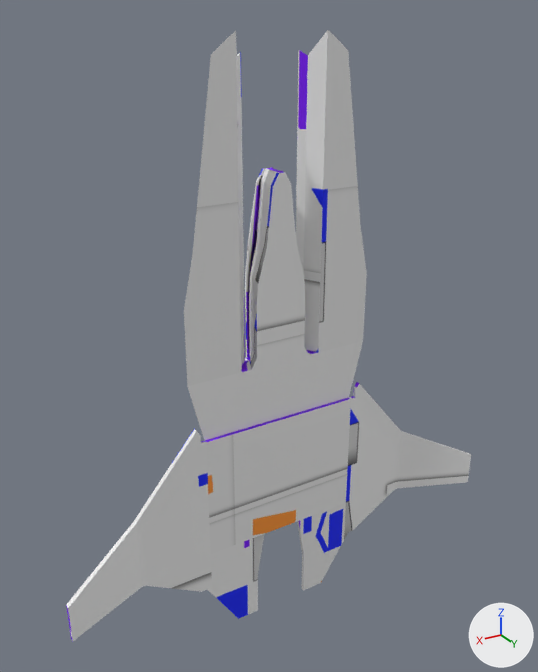
The OBJ model _/models/viper.obj, before and after one commit.
The view is the same before and after, from a 50 mm lens placed at (10.24, 16.63, 10.17), pointed at (-0.67, -1.57, 1.08). Arrows for +X, +Y and +Z are at lower right; the lights stay in place. Where no turn or scale is listed for an object, it has been applied to the vertices. Vertices at the same position are counted once.
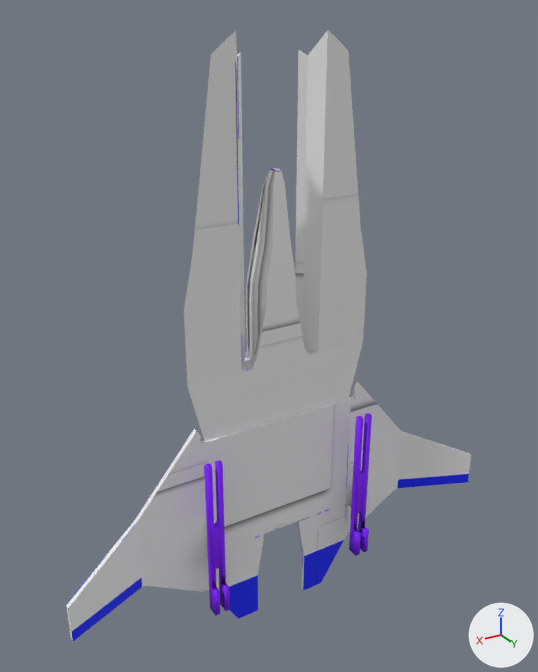
Where the change shows, as pixel boxes [x1, y1, x2, y2] in the pictures (538 x 672 px):
part 1 of me_cube_001, built on
    before: [204, 167, 352, 556]
    after: [204, 168, 372, 616]
part 2 of me_cube_001, surface changed
    both: [66, 50, 469, 642]

The change in detail:
me_cube_001 is used by ob_cube_001; location (0.0, 0.0, 0.0).
me_cube_001 had 518 vertices, 524 faces and spanned x -7.0..7.1, y -5.1..1.4, z -8.3..9.9.
me_cube_001 now has 624 vertices, 634 faces and spans x -7.0..7.1, y -5.1..1.4, z -8.3..9.9.
Part 1, on me_cube_001:
35 vertices are removed from x -0.7..0.7, y -0.5..0.3, z 1.4..6.5.
92 faces are deleted.
4 vertices in x -0.5..0.6, y -0.3..-0.2, z 3.6..6.2 move by (0.0, 0.1, -0.1).
4 vertices in x -0.5..0.6, y -0.5..-0.3, z 3.6 move by (0.0, 0.0, -0.1).
29 vertices move from x -0.7..0.8, y -0.5..0.3, z 1.1..6.5 to x -0.7..0.7, y -0.6..0.3, z 0.5..6.5.
107 vertices are added at x -2.8..2.9, y -0.5..1.3, z -6.1..6.5.
8 new vertices lie (0.0, 0.5, 0.0) away from vertices in x -2.6..2.7, y 0.4, z -4.6..-3.1.
8 new vertices lie (0.0, 0.0, 2.0) away from vertices in x -2.6..2.7, y 0.9..1.1, z -3.1.
8 new vertices lie (0.0, 0.0, -0.6) away from vertices in x -2.6..2.7, y 0.9..1.1, z -4.6.
10 new vertices lie (0.0, 0.0, -0.9) away from vertices in x -2.6..2.7, y 0.9..1.1, z -5.2.
202 new faces join them.
me_cube_001 part 2: 303 kept faces spanning x -7.0..7.1, y -5.1..1.4, z -8.3..9.9 get new texture (UV) coordinates.
